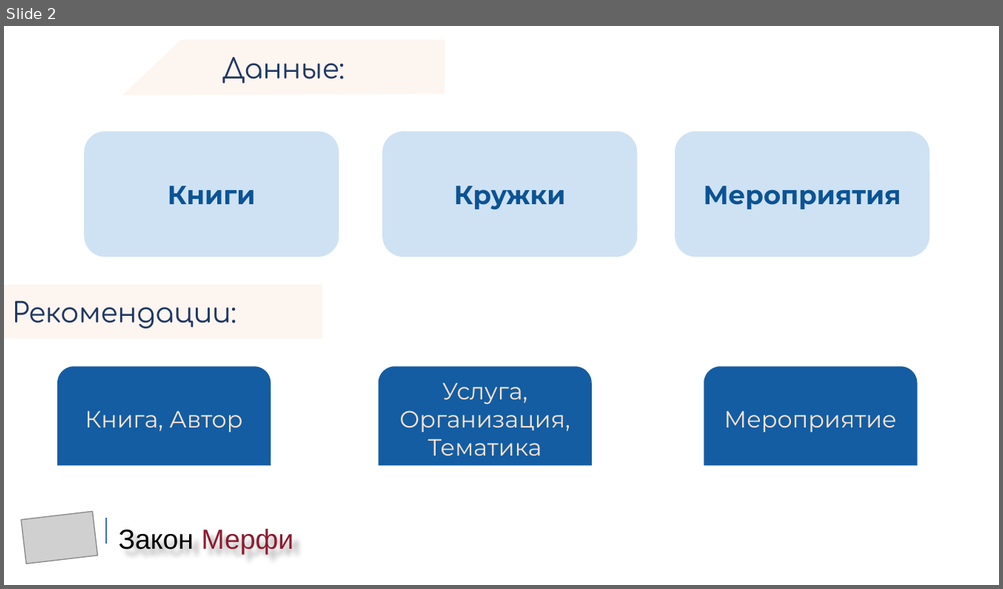
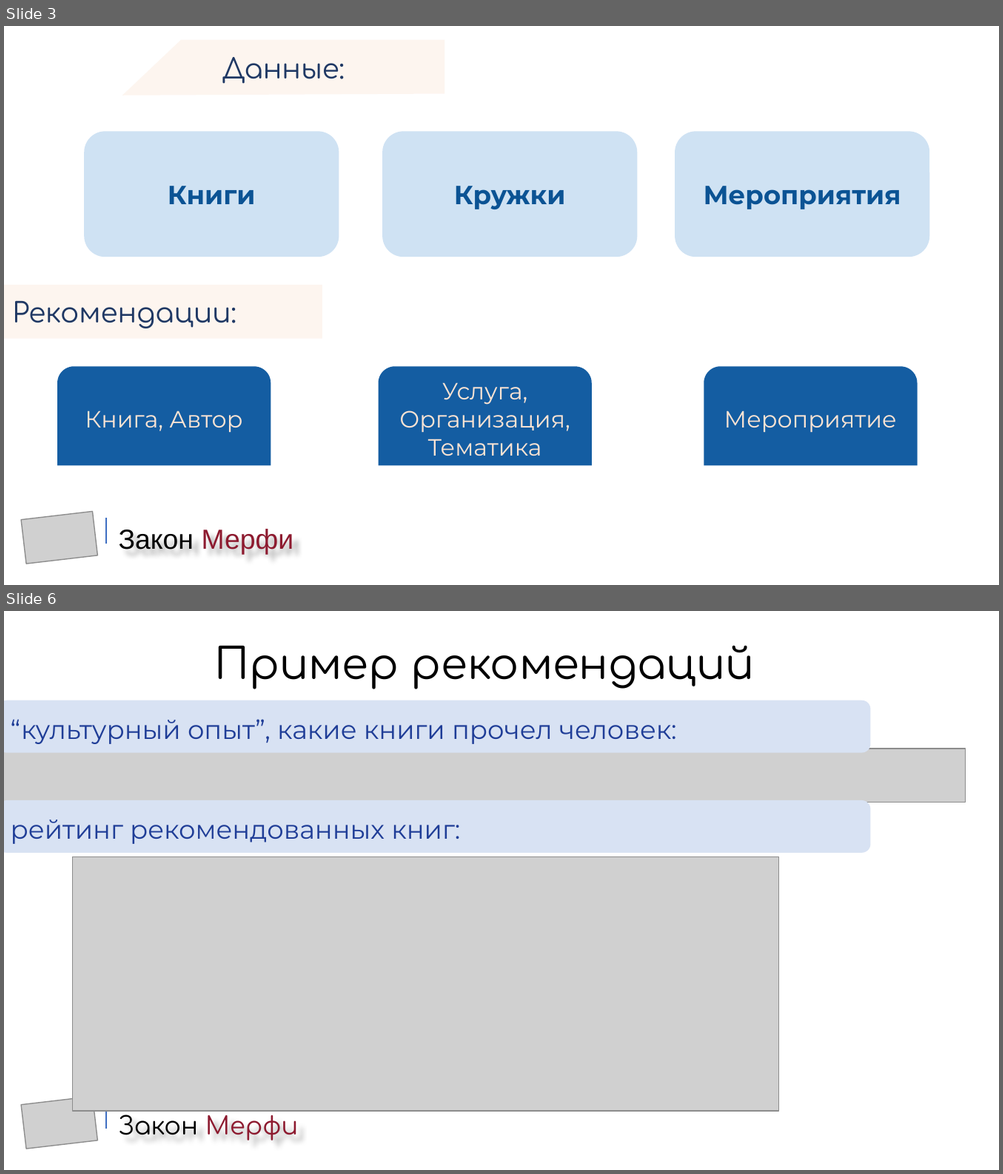
Before and after one commit to ninja-garden/hack2020.innoagency, a slide deck: преза_закон_мерфи_рекомендации.pptx. Shown one above the other, each under a label of ours: slide 2 before the commit, slides 3 and 6 after it; the slides between them are not shown. The pictures are 1003x589 and 1003x1174 pixels, drawn with LibreOffice and Linux fonts; fonts in the diff are those of the drawing; grey boxes stand for pictures; background and template pictures are left out. Boxes give left, top, right and bottom in pixels: in the first picture for what was removed or moved away, otherwise in the second. Text is boxed around its words. In the diff, an @@ line names an element or a change of style, - is before the commit and + after.

```diff
--- a/преза_закон_мерфи_рекомендации.pptx
+++ b/преза_закон_мерфи_рекомендации.pptx
@@ slide 6 added at (4, 611, 999, 1170), background picture (left out) @@
@@ text added at (37, 626, 108, 689), 33 pt, text #FFFFFF @@
+6
@@ text added at (214, 645, 754, 689), 31 pt, text #000000 @@
+Пример рекомендаций
@@ rounded rectangle added at (4, 701, 871, 753), fill #D8E2F3, 19 pt, text #1F3D97 @@
+“культурный опыт”, какие книги прочел человек:
@@ picture added at (4, 749, 966, 803) @@
@@ rounded rectangle added at (4, 801, 871, 854), fill #D8E2F3, 19 pt, text #1F3D97 @@
+рейтинг рекомендованных книг:
@@ picture added at (73, 857, 779, 1111) @@
@@ picture added at (22, 1096, 98, 1149) @@
@@ line added from (106, 1103) to (106, 1129), #3E6EC2 0.75 pt @@
@@ title added at (119, 1111, 298, 1141), 18 pt, text #000000 @@
+Закон Мерфи
@@ what was slide 2 is now slide 3 @@
```
Also in this commit, not shown: 2 other slides changed, 4 other slides added, 3 slides removed, 1 other file.
